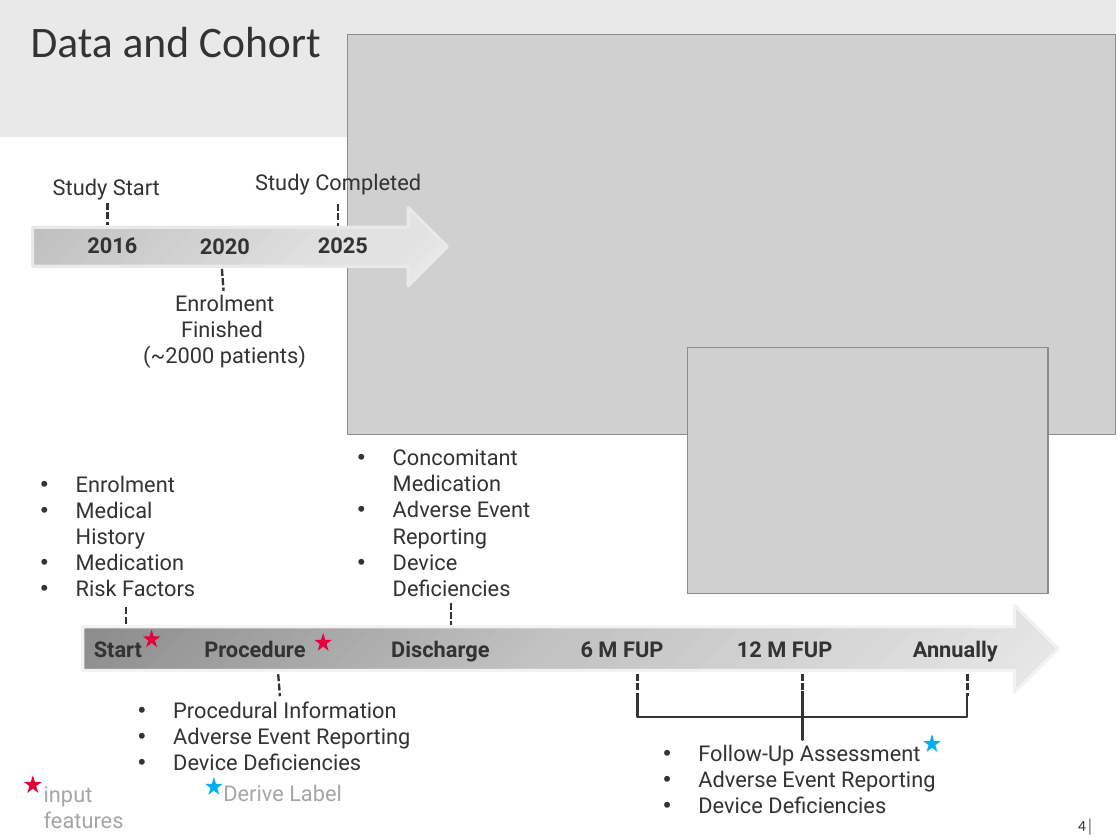
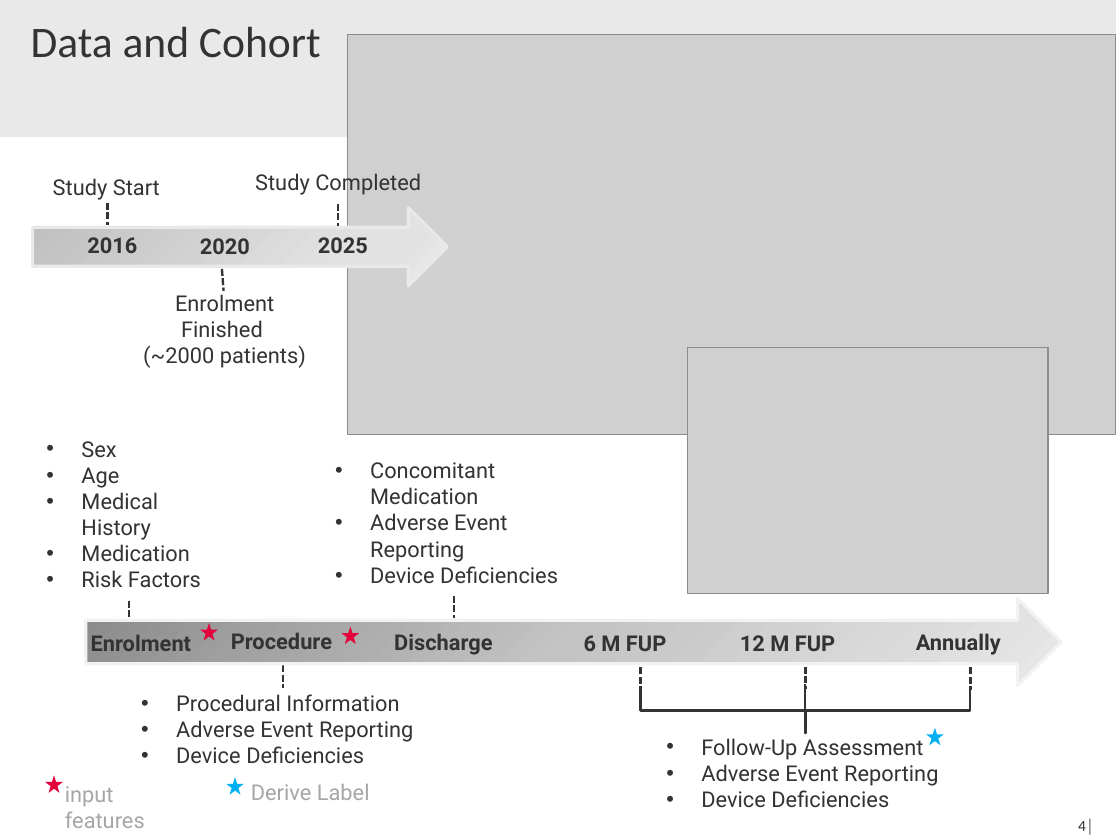
Before and after one commit to IceQueen1996/Masterarbeit, a slide deck: slide 4 of presentations/GroupDay_Introduction_Elly.pptx. Drawn at 1120x840 pixels with LibreOffice and Linux fonts; fonts in the diff are those of the drawing; grey boxes stand for pictures. Boxes give left, top, right and bottom in pixels: in the first picture for what was removed or moved away, otherwise in the second. Text is boxed around its words. In the diff, an @@ line names an element or a change of style, - is before the commit and + after.

Commit message:
add progress report

```diff
--- a/presentations/GroupDay_Introduction_Elly.pptx
+++ b/presentations/GroupDay_Introduction_Elly.pptx
@@ text "Sex": place and size @@
-text "Sex" at bbox=[76, 475, 195, 596]
+text "Sex" at bbox=[81, 441, 201, 587]
@@ text at bbox=[81, 441, 119, 488]: text changed @@
-• Enrolment
+• Sex
+• Age
@@ text "Concomitant Medication" rewrapped from bbox=[393, 449, 530, 596] to bbox=[370, 462, 558, 583] @@
@@ 2 texts, 2 lines: place and size @@
-2 texts, 2 lines at bbox=[127, 607, 803, 770]
+2 texts, 2 lines at bbox=[129, 600, 805, 763]
@@ star: place and size @@
-star at bbox=[143, 629, 161, 647]
+star at bbox=[200, 623, 218, 641]
@@ text "Procedure": place and size @@
-text "Procedure" at bbox=[204, 641, 305, 657]
+text "Procedure" at bbox=[231, 633, 332, 649]
@@ star: place and size @@
-star at bbox=[315, 633, 333, 651]
+star at bbox=[342, 626, 360, 644]
@@ text at bbox=[91, 635, 191, 651]: text changed @@
-Start
+Enrolment
@@ line moved from (278, 674) - (280, 697) to (283, 665) - (283, 688) @@
@@ 4 texts, 4 lines, 1 star, 1 right arrow, 1 right brace: place and size @@
-4 texts, 4 lines, 1 star, 1 right arrow, 1 right brace at bbox=[83, 603, 1058, 813]
+4 texts, 4 lines, 1 star, 1 right arrow, 1 right brace at bbox=[86, 596, 1062, 807]
@@ 2 stars, 1 text: place and size @@
-2 stars, 1 text at bbox=[24, 775, 223, 828]
+2 stars, 1 text at bbox=[45, 775, 244, 828]
@@ text "Derive Label": place and size @@
-text "Derive Label" at bbox=[223, 785, 342, 801]
+text "Derive Label" at bbox=[251, 784, 370, 800]
```
Also in this commit, not shown: 4 other slides changed, 2 slides added, 1 slide removed, 22 other files.
